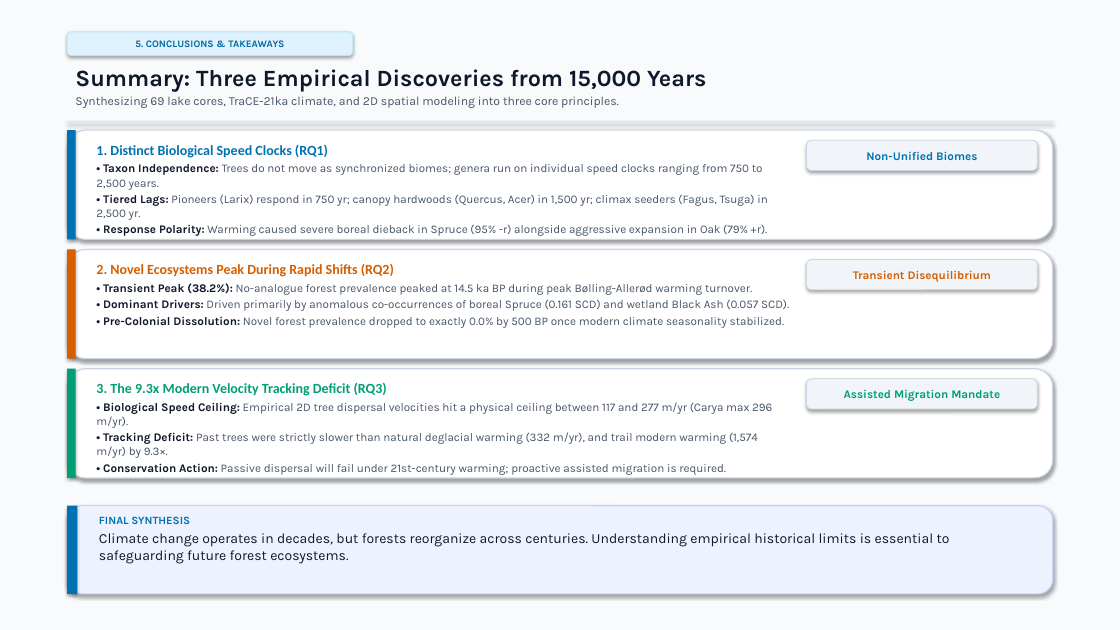
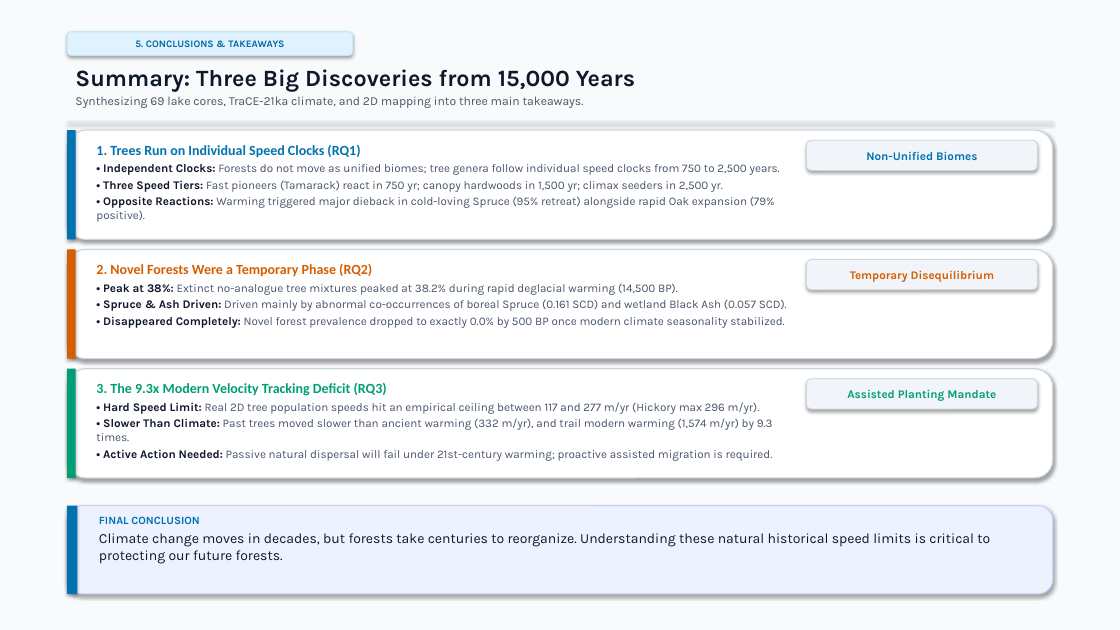
Before and after one commit to vivek-r-2000/EST-Project, a slide deck: slide 20 of TBD2_Final_Project_Presentation_unslopped.pptx. Drawn at 1120x630 pixels with LibreOffice and Linux fonts; fonts in the diff are those of the drawing. Boxes give left, top, right and bottom in pixels: in the first picture for what was removed or moved away, otherwise in the second. Text is boxed around its words. In the diff, an @@ line names an element or a change of style, - is before the commit and + after.

```diff
--- a/TBD2_Final_Project_Presentation_unslopped.pptx
+++ b/TBD2_Final_Project_Presentation_unslopped.pptx
@@ text at [75,69,635,108]: text changed @@
-Summary: Three Empirical Discoveries from 15,000 Years
-Synthesizing 69 lake cores, TraCE-21ka climate, and 2D spatial modeling into three core principles.
+Summary: Three Big Discoveries from 15,000 Years
+Synthesizing 69 lake cores, TraCE-21ka climate, and 2D mapping into three main takeaways.
@@ text at [96,145,780,222]: text changed @@
-1. Distinct Biological Speed Clocks (RQ1)
-• Taxon Independence: Trees do not move as synchronized biomes; genera run on individual speed clocks ranging from 750 to 2,500 years.
-• Tiered Lags: Pioneers (Larix) respond in 750 yr; canopy hardwoods (Quercus, Acer) in 1,500 yr; climax seeders (Fagus, Tsuga) in 2,500 yr.
-• Response Polarity: Warming caused severe boreal dieback in Spruce (95% -r) alongside aggressive expansion in Oak (79% +r).
+1. Trees Run on Individual Speed Clocks (RQ1)
+• Independent Clocks: Forests do not move as unified biomes; tree genera follow individual speed clocks from 750 to 2,500 years.
+• Three Speed Tiers: Fast pioneers (Tamarack) react in 750 yr; canopy hardwoods in 1,500 yr; climax seeders in 2,500 yr.
+• Opposite Reactions: Warming triggered major dieback in cold-loving Spruce (95% retreat) alongside rapid Oak expansion (79% positive).
@@ text at [96,264,787,328]: text changed @@
-2. Novel Ecosystems Peak During Rapid Shifts (RQ2)
-• Transient Peak (38.2%): No-analogue forest prevalence peaked at 14.5 ka BP during peak Bølling-Allerød warming turnover.
-• Dominant Drivers: Driven primarily by anomalous co-occurrences of boreal Spruce (0.161 SCD) and wetland Black Ash (0.057 SCD).
-• Pre-Colonial Dissolution: Novel forest prevalence dropped to exactly 0.0% by 500 BP once modern climate seasonality stabilized.
+2. Novel Forests Were a Temporary Phase (RQ2)
+• Peak at 38%: Extinct no-analogue tree mixtures peaked at 38.2% during rapid deglacial warming (14,500 BP).
+• Spruce & Ash Driven: Driven mainly by abnormal co-occurrences of boreal Spruce (0.161 SCD) and wetland Black Ash (0.057 SCD).
+• Disappeared Completely: Novel forest prevalence dropped to exactly 0.0% by 500 BP once modern climate seasonality stabilized.
@@ text in rounded rectangle at [850,270,995,282]: text changed @@
-Transient Disequilibrium
+Temporary Disequilibrium
@@ text in rounded rectangle at [847,389,996,401]: text changed @@
-Assisted Migration Mandate
+Assisted Planting Mandate
@@ text at [96,402,773,461]: text changed @@
-• Biological Speed Ceiling: Empirical 2D tree dispersal velocities hit a physical ceiling between 117 and 277 m/yr (Carya max 296 m/yr).
-• Tracking Deficit: Past trees were strictly slower than natural deglacial warming (332 m/yr), and trail modern warming (1,574 m/yr) by 9.3×.
-• Conservation Action: Passive dispersal will fail under 21st-century warming; proactive assisted migration is required.
+• Hard Speed Limit: Real 2D tree population speeds hit an empirical ceiling between 117 and 277 m/yr (Hickory max 296 m/yr).
+• Slower Than Climate: Past trees moved slower than ancient warming (332 m/yr), and trail modern warming (1,574 m/yr) by 9.3 times.
+• Active Action Needed: Passive natural dispersal will fail under 21st-century warming; proactive assisted migration is required.
@@ text at [99,516,990,564]: text changed @@
-FINAL SYNTHESIS
-Climate change operates in decades, but forests reorganize across centuries. Understanding empirical historical limits is essential to safeguarding future forest ecosystems.
+FINAL CONCLUSION
+Climate change moves in decades, but forests take centuries to reorganize. Understanding these natural historical speed limits is critical to protecting our future forests.
```
Also in this commit, not shown: 21 other slides changed, 1 other file.
